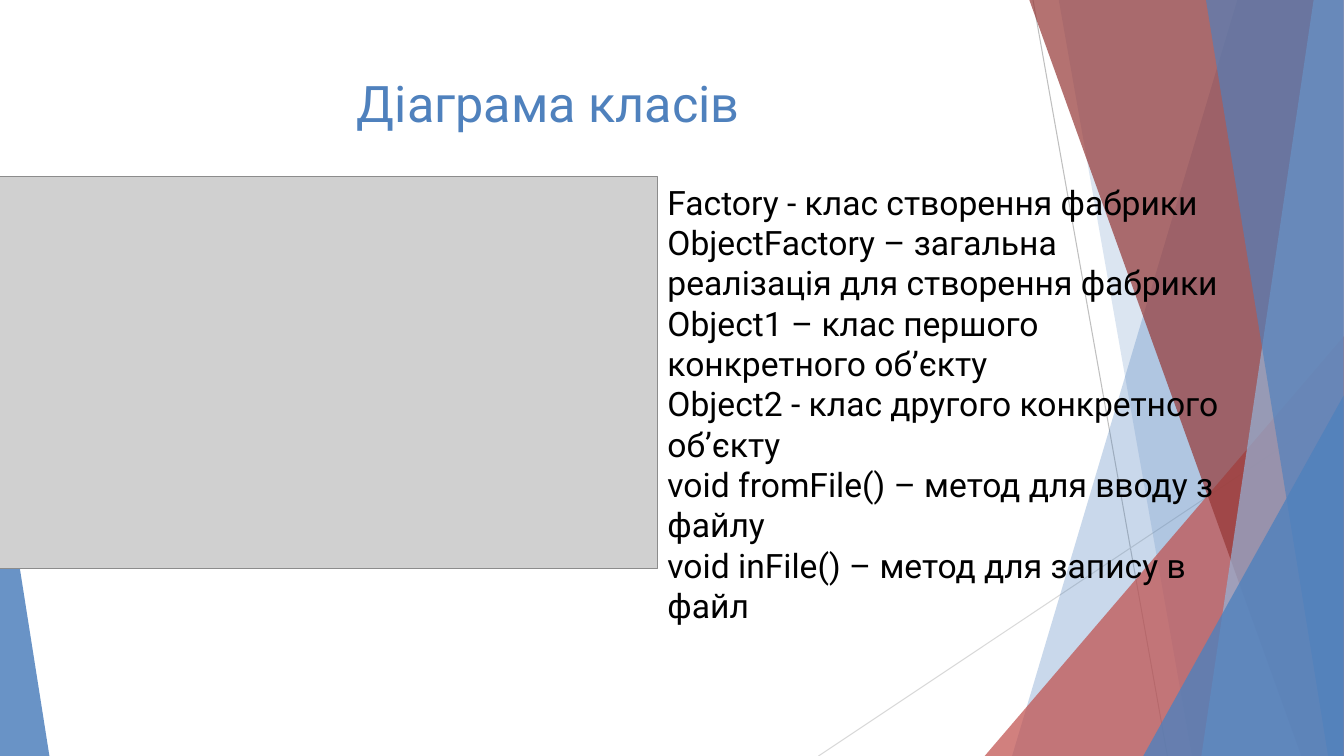
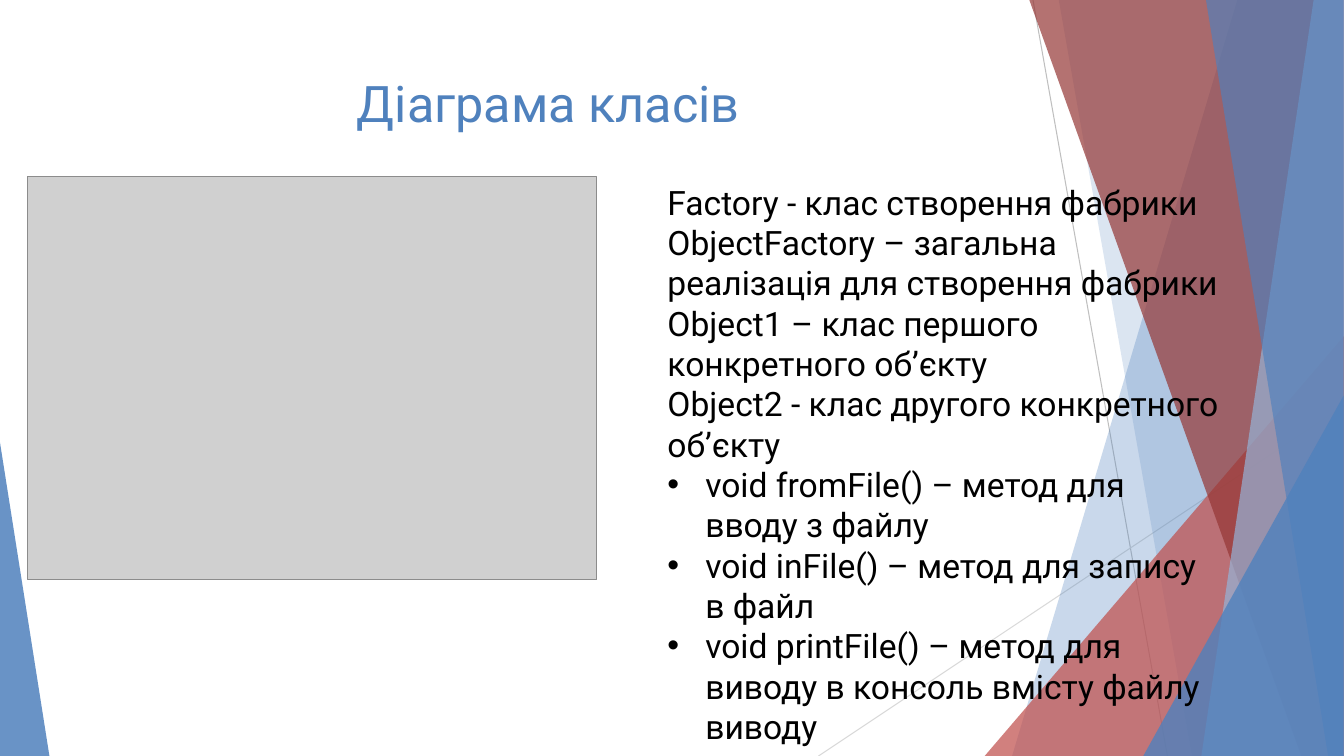
Before and after one commit to maxr96/Gauss-Jordan-Algorithm-, a slide deck: slide 7 of Project_CS-21-Maksym-Radchuk/docs/presentation.pptm. Drawn at 1344x756 pixels with LibreOffice and Linux fonts; fonts in the diff are those of the drawing; grey boxes stand for pictures. Boxes give left, top, right and bottom in pixels: in the first picture for what was removed or moved away, otherwise in the second. Text is boxed around its words. In the diff, an @@ line names an element or a change of style, - is before the commit and + after.

```diff
--- a/Project_CS-21-Maksym-Radchuk/docs/presentation.pptm
+++ b/Project_CS-21-Maksym-Radchuk/docs/presentation.pptm
@@ picture: place and size @@
-picture at bbox=[0, 176, 657, 569]
+picture at bbox=[28, 176, 598, 580]
@@ text at bbox=[705, 466, 1196, 625]: bullet none to • @@
@@ text at bbox=[705, 628, 1199, 746]: paragraph added @@
+• void printFile() – метод для виводу в консоль вмісту файлу виводу
```
Also in this commit, not shown: 5 other slides changed, 3 slides added, 1 slide removed, 14 other files.
